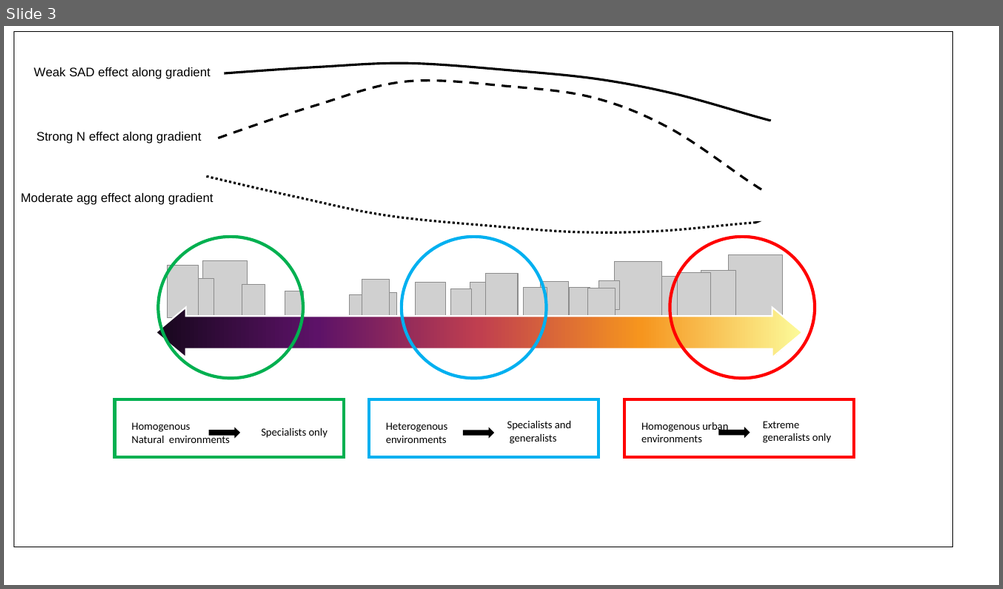
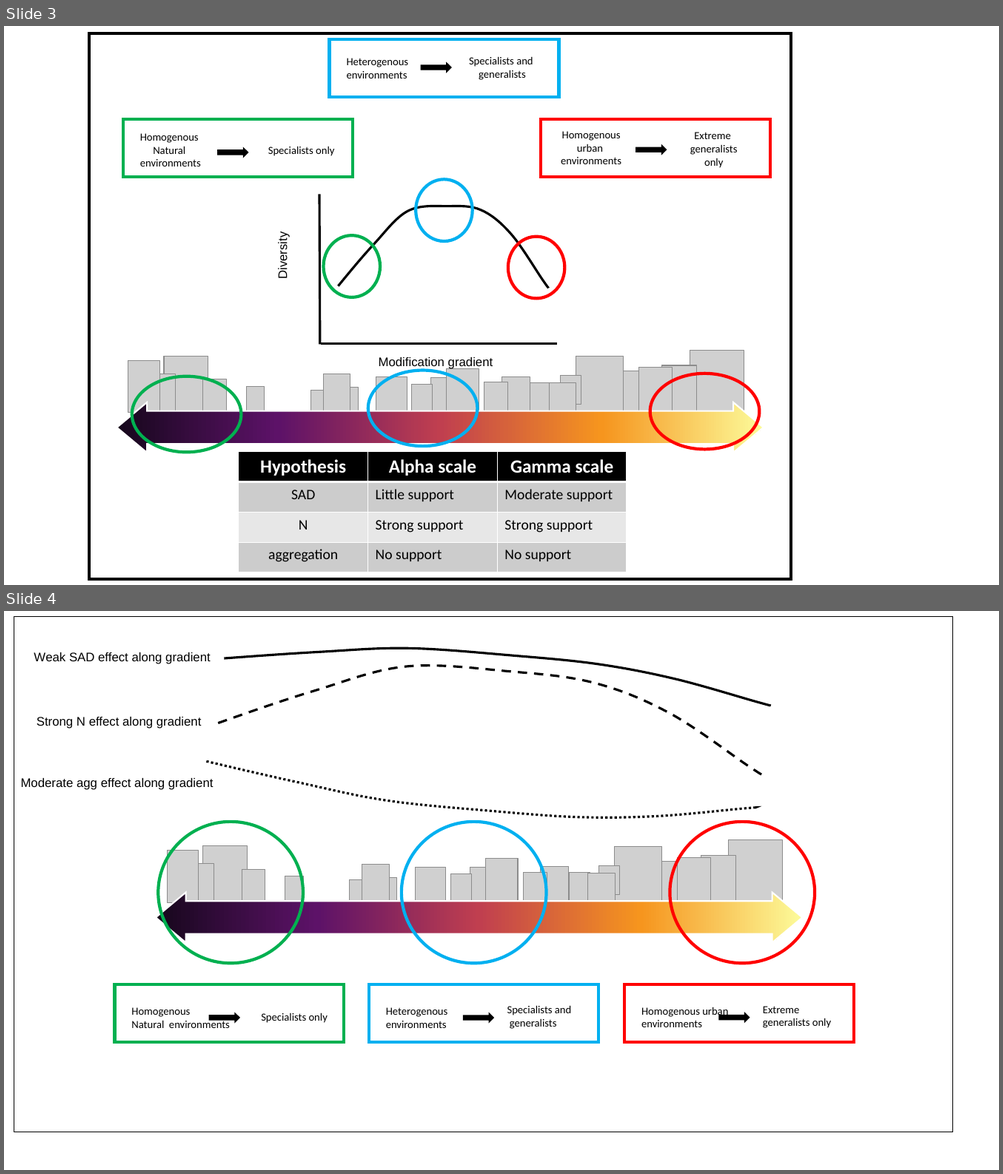
Before and after one commit to coreytcallaghan/bird_diversity_MoB, a slide deck: Figures/Figure_4 stuff.pptx. Shown one above the other, each under a label of ours: slide 3 before the commit, slides 3 and 4 after it. The pictures are 1003x589 and 1003x1174 pixels, drawn with LibreOffice and Linux fonts; fonts in the diff are those of the drawing; grey boxes stand for pictures; background and template pictures are left out. Boxes give left, top, right and bottom in pixels: in the first picture for what was removed or moved away, otherwise in the second. Text is boxed around its words. In the diff, an @@ line names an element or a change of style, - is before the commit and + after.

```diff
--- a/Figures/Figure_4 stuff.pptx
+++ b/Figures/Figure_4 stuff.pptx
@@ slide 3 added at <box>4,26,999,585</box>, background #FFFFFF @@
@@ rectangle added at <box>89,33,791,580</box>, fill #FFFFFF, outline #000000 3 pt @@
@@ group added at <box>330,39,558,97</box>: 2 texts, 1 right arrow, 1 rectangle @@
+Heterogenous
+environments
+Specialists and
+generalists
@@ group added at <box>123,119,353,177</box>: 2 texts, 1 right arrow, 1 rectangle @@
+Homogenous
+Natural environments
+Specialists only
@@ group added at <box>540,119,769,177</box>: 2 texts, 1 right arrow, 1 rectangle @@
+Homogenous urban
+environments
+Extreme
+generalists only
@@ group added at <box>276,180,565,369</box>: 3 ellipses, 2 lines, 2 texts, 1 freeform shape @@
+Diversity
+Modification gradient
@@ group added at <box>116,351,763,453</box>: 22 pictures, 3 ellipses, 1 left right arrow @@
@@ table added at <box>239,452,626,573</box>, 4 rows, 3 columns @@
+Hypothesis | Alpha scale | Gamma scale
+SAD | Little support | Moderate support
+N | Strong support | Strong support
+aggregation | No support | No support
@@ what was slide 3 is now slide 4 @@
```
Also in this commit, not shown: 2 slides changed, 1 other file.
